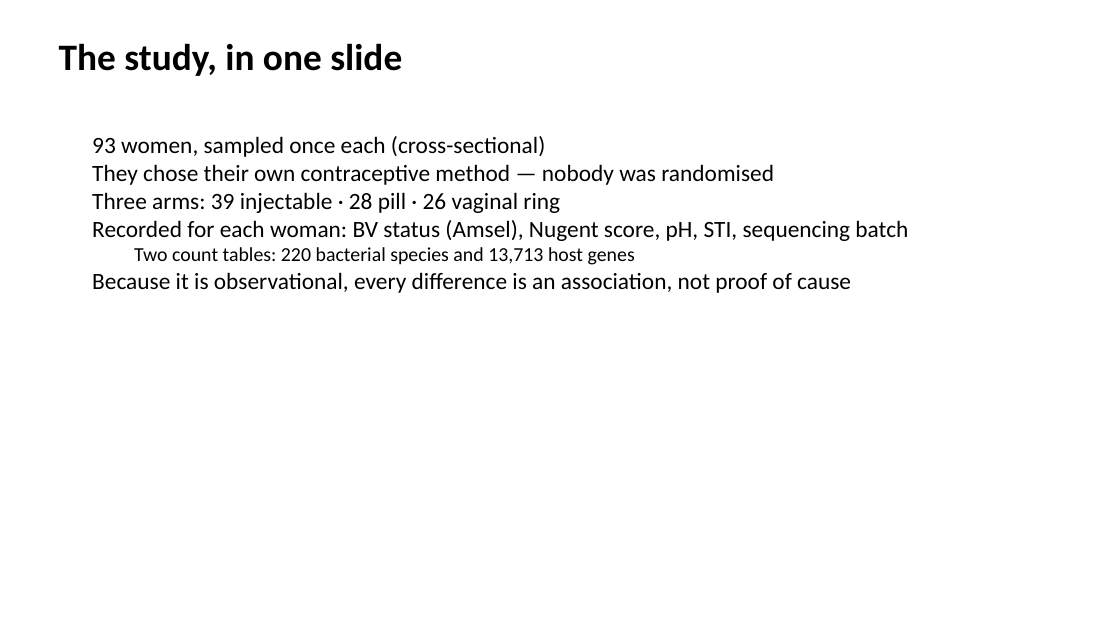
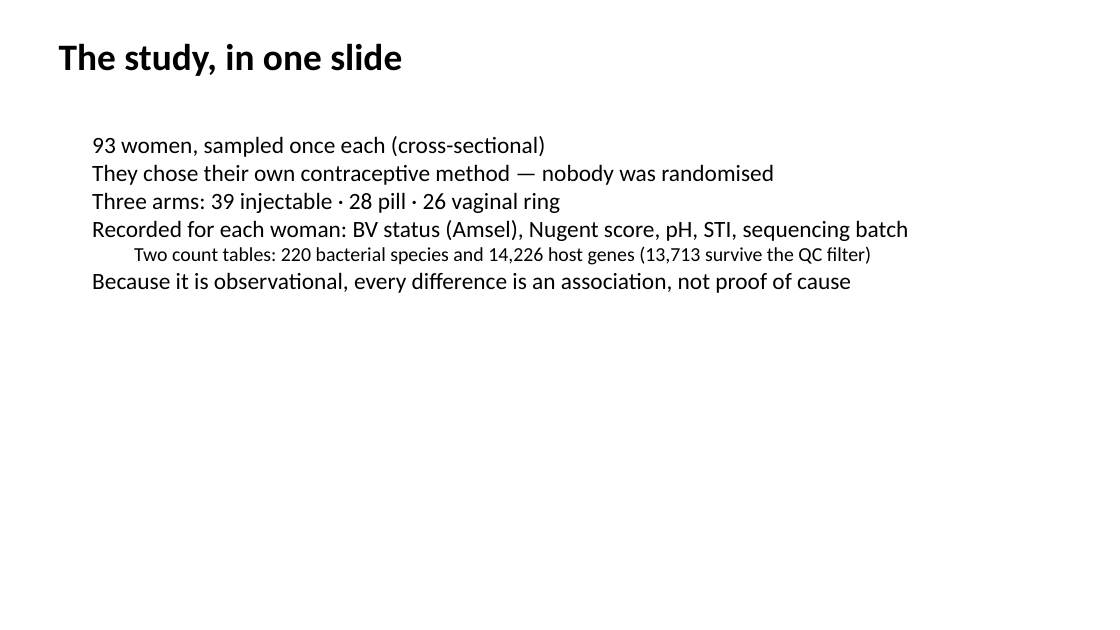
Before and after one commit to elegwasamwel-source/DATA-SCIENCE-FOR-BIOLOGY, a slide deck: slide 2 of group_project/study-b-deck.pptx. Drawn at 1120x630 pixels with LibreOffice and Linux fonts; fonts in the diff are those of the drawing. Boxes give left, top, right and bottom in pixels: in the first picture for what was removed or moved away, otherwise in the second. Text is boxed around its words. In the diff, an @@ line names an element or a change of style, - is before the commit and + after.

Commit message:
Fix 4 problems: seed permutation tests, correct deck gene counts, factor any_sti in DESeq2 design

```diff
--- a/group_project/study-b-deck.pptx
+++ b/group_project/study-b-deck.pptx
@@ text at box(134, 246, 871, 265): text changed @@
-  Two count tables: 220 bacterial species and 13,713 host genes
+  Two count tables: 220 bacterial species and 14,226 host genes (13,713 survive the QC filter)
```
Also in this commit, not shown: 2 other slides changed, 4 other files.
